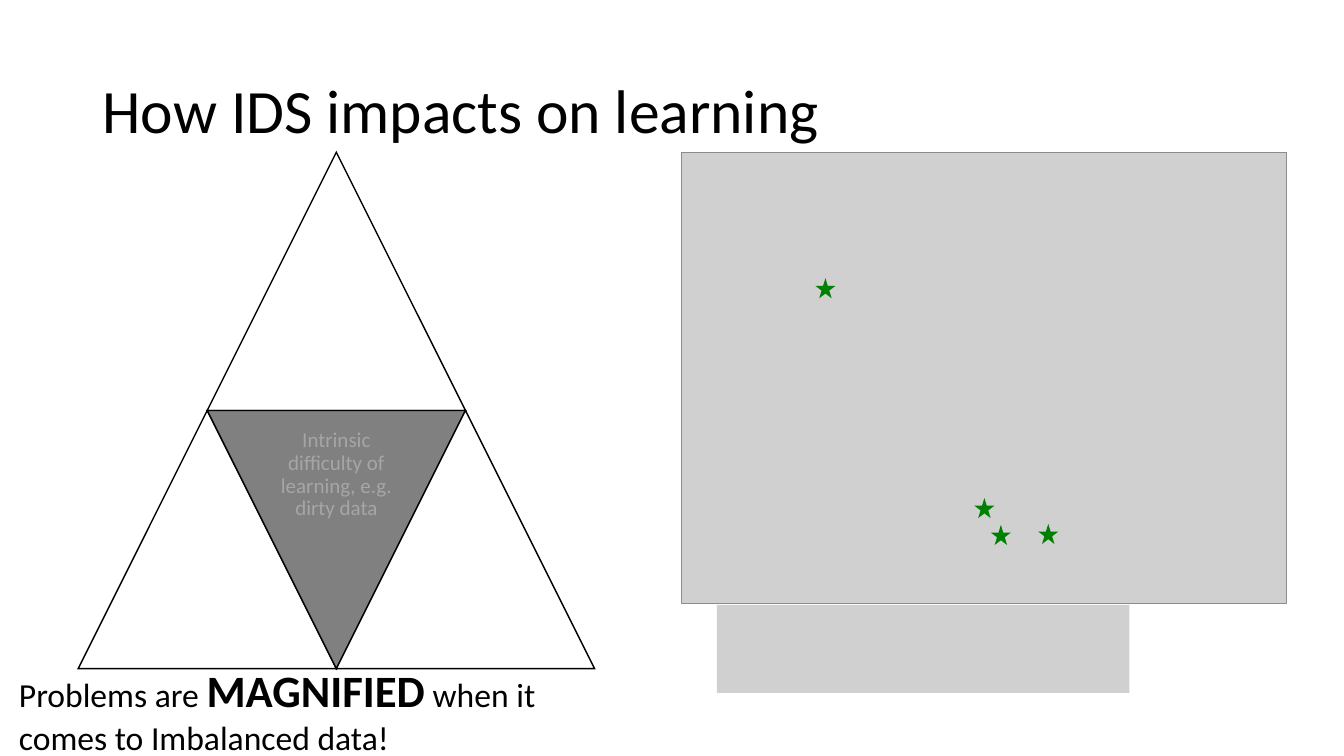
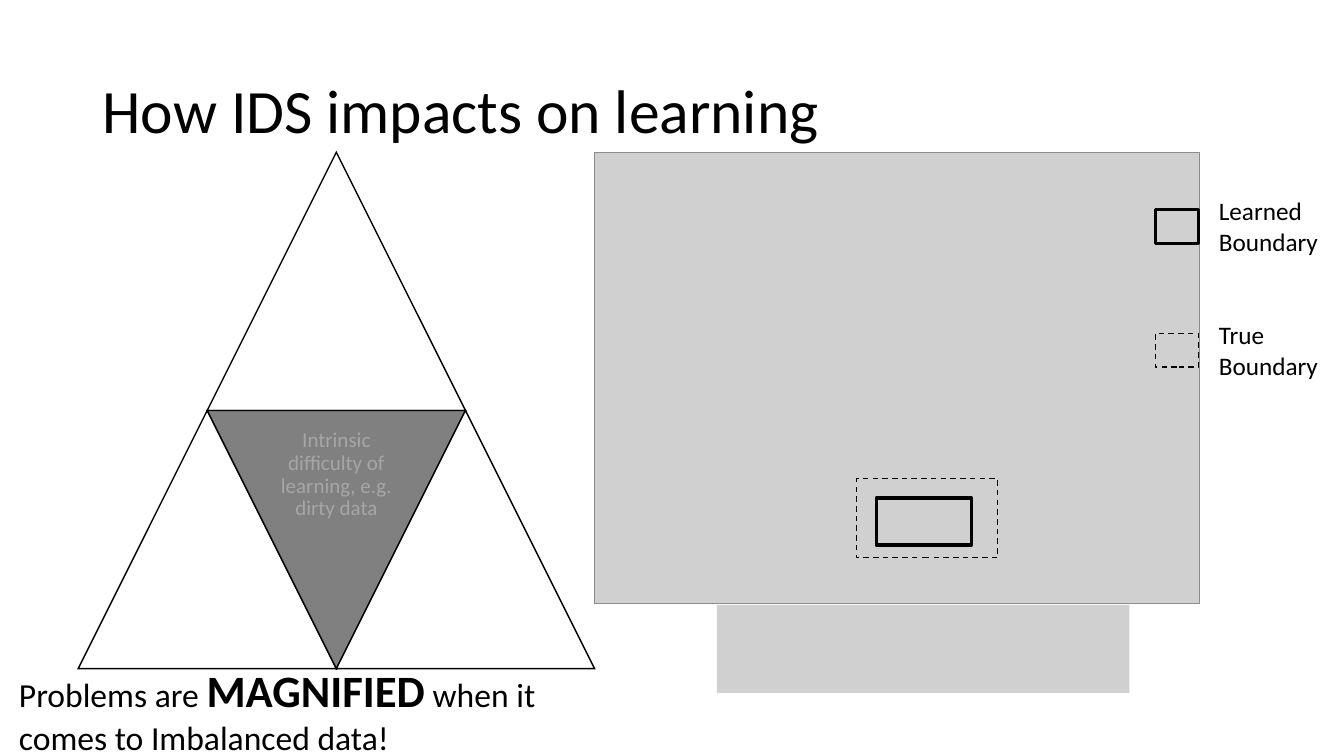
Before and after one commit to RKDSOne/ids, a slide deck: slide 15 of slides&notes/Learning on imbalanced data.pptx (slide 14 before the commit). Drawn at 1344x756 pixels with LibreOffice and Linux fonts; fonts in the diff are those of the drawing; grey boxes stand for pictures. Boxes give left, top, right and bottom in pixels: in the first picture for what was removed or moved away, otherwise in the second. Text is boxed around its words. In the diff, an @@ line names an element or a change of style, - is before the commit and + after.

```diff
--- a/slides&notes/Learning on imbalanced data.pptx
+++ b/slides&notes/Learning on imbalanced data.pptx
@@ picture moved from (x1=682, y1=152, x2=1287, y2=604) to (x1=595, y1=152, x2=1200, y2=604) @@
@@ star removed at (x1=816, y1=278, x2=836, y2=298) @@
@@ group added at (x1=1155, y1=202, x2=1318, y2=379): 2 rectangles, 2 texts @@
+Learned
+Boundary
+True
+Boundary
@@ rectangle added at (x1=857, y1=479, x2=998, y2=558), outline #000000 1 pt dashed @@
@@ rectangle added at (x1=876, y1=498, x2=971, y2=545), outline #000000 2.25 pt @@
@@ star removed at (x1=975, y1=498, x2=995, y2=518) @@
@@ star removed at (x1=991, y1=525, x2=1011, y2=545) @@
@@ star removed at (x1=1038, y1=524, x2=1059, y2=544) @@
```
Also in this commit, not shown: 6 other slides changed, 9 slides added, 1 slide removed, 5 other files.
